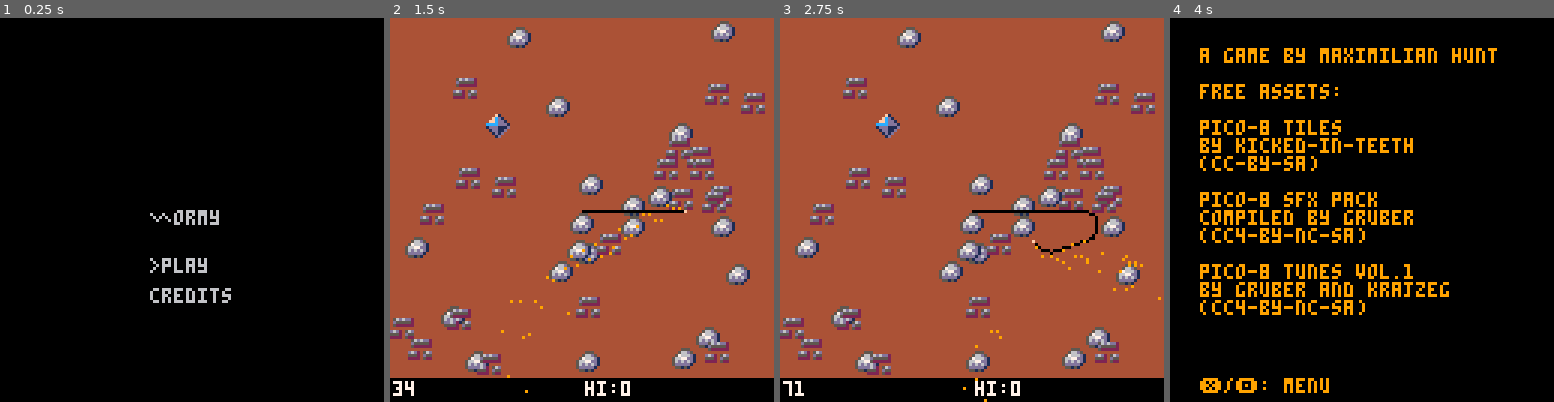
Above: before the commit, frames 1-4 (left to right).
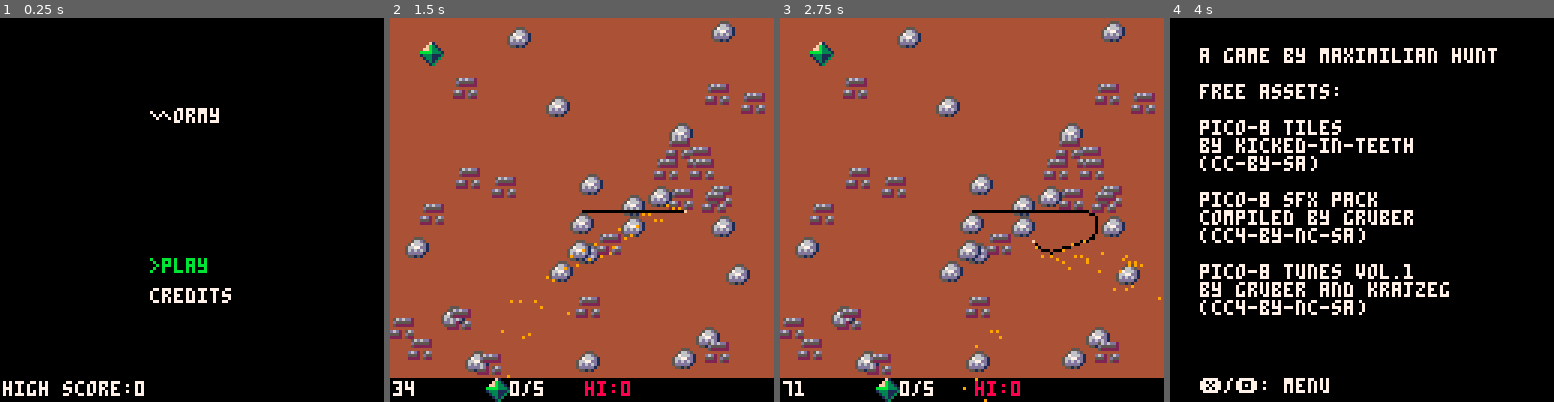
Above: after the commit, the same moments.

Repository: m-r-hunt/Pico-8-Carts
Game: PICO-8 cartridge 8bc1.p8
The game is run twice, just before and just after one commit, with the same random seed, the same clock (stepped at 60 frames per second) and the same inputs.
Inputs:
- Up to frame 1 (0.25 s): no input
- Up to frame 2 (1.5 s): tap X (X key) at 0.33, 1.07 s; tap O (Z key) at 0.7 s
- Up to frame 3 (2.75 s): hold Right 1.6-2.1 s; tap O (Z key) at 1.7, 2.1, 2.5 s; tap X (X key) at 1.85 s; hold Up 2.15-2.42 s; hold Right from 2.47 s (still down)
- Up to frame 4 (4 s): tap O (Z key) at 2.9, 3.3, 3.7 s; tap X (X key) at 2.97 s; release Right at 3.03 s; hold Left 3.08-3.58 s; hold Down 3.63-3.97 s

The runs differ from the first frame. In frame 1, 1.9% of the frame differs, in the area x 0-61%, y 23-99%; in frame 2, 1.1%; in frame 3, 1.1%; in frame 4, 9.4%, in the area x 7-86%, y 7-98%.

Commit message:
Another 30 mins

Diff:
--- a/8bc1.p8
+++ b/8bc1.p8
@@ -1,7 +1,7 @@
 pico-8 cartridge // http://www.pico-8.com
 version 18
 __lua__
-function init_playing()
+function new_level()
 	cls(4)
 	for i=1,20 do
 		spr(241,rnd(120),rnd(112))
@@ -10,15 +10,20 @@
 		spr(242,rnd(120),rnd(112))
 	end
 	memcpy(0x0000,0x6000,0x2000-8*128/2)
+end
+
+function init_playing()
+	new_level()
 	px=64
 	py=64
 	pa=0
 	lastpx=64
 	lastpy=64
 	score=0
-	gx=32
-	gy=32
+	spawn_gem()
 	particles={}
+	gems=0
+	gem_target=5
 	music(-1)
 	music(14,0,3)
 end
@@ -42,14 +47,14 @@
 }
 
 gemc={
-	[-4]={[-1]=true,[0]=true},
-	[-3]={[-2]=true,[-1]=true,[0]=true,[1]=true},
-	[-2]={[-3]=true,[-2]=true,[-1]=true,[0]=true,[1]=true,[2]=true},
-	[-1]={[-4]=true,[-3]=true,[-2]=true,[-1]=true,[0]=true,[1]=true,[2]=true,[3]=true},
-	[0]={[-4]=true,[-3]=true,[-2]=true,[-1]=true,[0]=true,[1]=true,[2]=true,[3]=true},
-	[1]={[-3]=true,[-2]=true,[-1]=true,[0]=true,[1]=true,[2]=true},
-	[2]={[-2]=true,[-1]=true,[0]=true,[1]=true},
-	[3]={[-1]=true,[0]=true},
+	[-4]={[-2]=true,[-1]=true,[0]=true},
+	[-3]={[-3]=true,[-2]=true,[-1]=true,[0]=true,[1]=true},
+	[-2]={[-4]=true,[-3]=true,[-2]=true,[-1]=true,[0]=true,[1]=true,[2]=true},
+	[-1]={[-5]=true,[-4]=true,[-3]=true,[-2]=true,[-1]=true,[0]=true,[1]=true,[2]=true,[3]=true},
+	[0]={[-5]=true,[-4]=true,[-3]=true,[-2]=true,[-1]=true,[0]=true,[1]=true,[2]=true,[3]=true},
+	[1]={[-4]=true,[-3]=true,[-2]=true,[-1]=true,[0]=true,[1]=true,[2]=true},
+	[2]={[-3]=true,[-2]=true,[-1]=true,[0]=true,[1]=true},
+	[3]={[-2]=true,[-1]=true,[0]=true},
 }
 
 function explode(x,y,c,force)
@@ -57,6 +62,26 @@
 		local aa=a+rnd(0.01)-0.005
 		add(particles,{x,y,rnd(force)*cos(aa),rnd(force)*sin(aa),c})
 	end
+end
+
+function gem_ok()
+	for x=gx,gx+7 do
+		for y=gy,gy+7 do
+			if pget(x,y)==0 then
+				return false
+			end
+		end
+	end
+	return true
+end
+
+function spawn_gem()
+	local tries=0
+	repeat
+	 tries+=1
+		gx=flr(rnd(112))+8
+		gy=flr(rnd(104))+8
+	until gem_ok() or tries>10
 end
 
 function update_playing()
@@ -77,14 +102,20 @@
 			init_gameover()
 		end
 		pset(lastpx,lastpy,0)
-		local grelx=abs(gx+4-tx)
-		local grely=abs(gy+4-ty)
+		local grelx=gx+4-tx
+		local grely=gy+4-ty
 		if gemc[grelx] and gemc[grelx][grely] then
 			score+=1000
 			sfx(3)
-			explode(gx,gy,12,1)
-			gx=flr(rnd(112))+8
-			gy=flr(rnd(104))+8
+			explode(gx,gy,11,1)
+			gems+=1
+			if gems>=gem_target then
+				fade_to_new_level()
+				gem_target+=1
+				gems=0
+			else
+				spawn_gem()
+			end
 		end
 		local a=pa
 		a+=rnd(0.2)-0.1
@@ -114,14 +145,16 @@
 	cls()
 	spr(0,0,0,16,15)
 	print(score,1,121,7)
-	print("hi:"..tostr(high_score),65,121,7)
+	local c=score>high_score and 8 or 7
+	print("hi:"..tostr(high_score),65,121,c)
 	spr(240,gx,gy)
 	for i=1,#particles do
 		local p=particles[i]
 		pset(p[1],p[2],p[5])
 	end
-end
-
+	spr(240,32,120)
+	print(gems.."/"..gem_target,40,121,7)
+end
 
 -->8
 function init_menu()
@@ -151,14 +184,15 @@
 sel=1
 function draw_menu()
 	cls()
-	print("∧ormy",50,64)
+	print("∧ormy",50,30,7)
 	if sel==1 then
-		print(">play",50,80)
-		print("credits",50,90)
+		print(">play",50,80,11)
+		print("credits",50,90,7)
 	else
-		print("play",50,80)
-		print(">credits",50,90)
-	end
+		print("play",50,80,7)
+		print(">credits",50,90,11)
+	end
+	print("high score:"..tostr(high_score),1,121,7)
 end
 
 _draw=draw_menu
@@ -186,8 +220,8 @@
 
 function draw_credits()
 	cls()
-	print(credits,10,10)
-	print("❎/🅾️: menu",10,120)
+	print(credits,10,10,7)
+	print("❎/🅾️: menu",10,120,7)
 end
 
 function update_credits()
@@ -227,6 +261,39 @@
 cartdata("wormy_maximilian_hunt")
 high_score=dget(0)
 
+-->8
+function fade_to_new_level()
+	_update=update_fade
+	_draw=draw_fade
+	fx=0
+	flipped=false
+end
+
+function update_fade()
+	update_particles()
+	if not flipped then
+		fx+=7
+		if fx>=132 then
+			flipped=true
+			new_level()
+			spawn_gem()
+			sfx(6)
+		end
+	else
+		fx-=8
+		if fx<0 then
+			_update=update_playing
+			_draw=draw_playing
+		end
+	end
+end
+
+function draw_fade()
+	draw_playing()
+	rectfill(0,0,fx,120,0)
+end
+
+
 __gfx__
 44444444444444444444444444444444444444444444444444444444444444444444444444444444444444444444444444444444444444444444444444444444
 44444444444444444444444444444444444444444444444444444444444444444444444444444444444444444444444444444444444444444444444444444444
@@ -349,56 +416,56 @@
 44444444444444444444444444444444444444444444444444444444444444444444444444444444444444444444444444444444444444444444444444444444
 44444444444444444444444444444444444444444444444444444444444444444444444444444444444444444444444444444444444444444444444444444444
 000f1000000000000000000000000000000000000000000000000000000000000000000000000000000000000000000000000000000000000000000000000000
-00fcd10000055500056d6dd200000000000000000000000000000000000000000000000000000000000000000000000000000000000000000000000000000000
-0ffcdd1000566d500d55555200000000000000000000000000000000000000000000000000000000000000000000000000000000000000000000000000000000
-ccccddd1057666d10522222200000000000000000000000000000000000000000000000000000000000000000000000000000000000000000000000000000000
-1ddd111d56677dd10000000000000000000000000000000000000000000000000000000000000000000000000000000000000000000000000000000000000000
-01dd11d056d6d6d1d6d2056d00000000000000000000000000000000000000000000000000000000000000000000000000000000000000000000000000000000
-001d1d005ddddd1055520d5500000000000000000000000000000000000000000000000000000000000000000000000000000000000000000000000000000000
-0001d000055151002222052200000000000000000000000000000000000000000000000000000000000000000000000000000000000000000000000000000000
-…(46 lines of a section not shown)…
+00fb310000055500056d6dd200000000000000000000000000000000000000000000000000000000000000000000000000000000000000000000000000000000
+0ffb331000566d500d55555200000000000000000000000000000000000000000000000000000000000000000000000000000000000000000000000000000000
+bbbb3331057666d10522222200000000000000000000000000000000000000000000000000000000000000000000000000000000000000000000000000000000
+1333111356677dd10000000000000000000000000000000000000000000000000000000000000000000000000000000000000000000000000000000000000000
+0133113056d6d6d1d6d2056d00000000000000000000000000000000000000000000000000000000000000000000000000000000000000000000000000000000
+001313005ddddd1055520d5500000000000000000000000000000000000000000000000000000000000000000000000000000000000000000000000000000000
+00013000055151002222052200000000000000000000000000000000000000000000000000000000000000000000000000000000000000000000000000000000
+…(46 lines of a section not shown)…
Not shown, changed: the sound effects (__sfx__) section of 8bc1.p8
